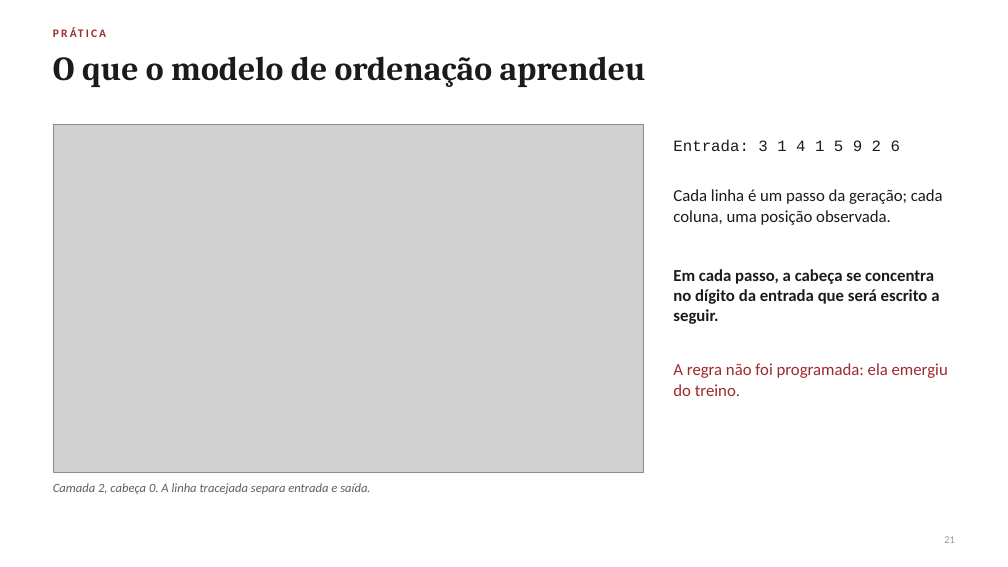
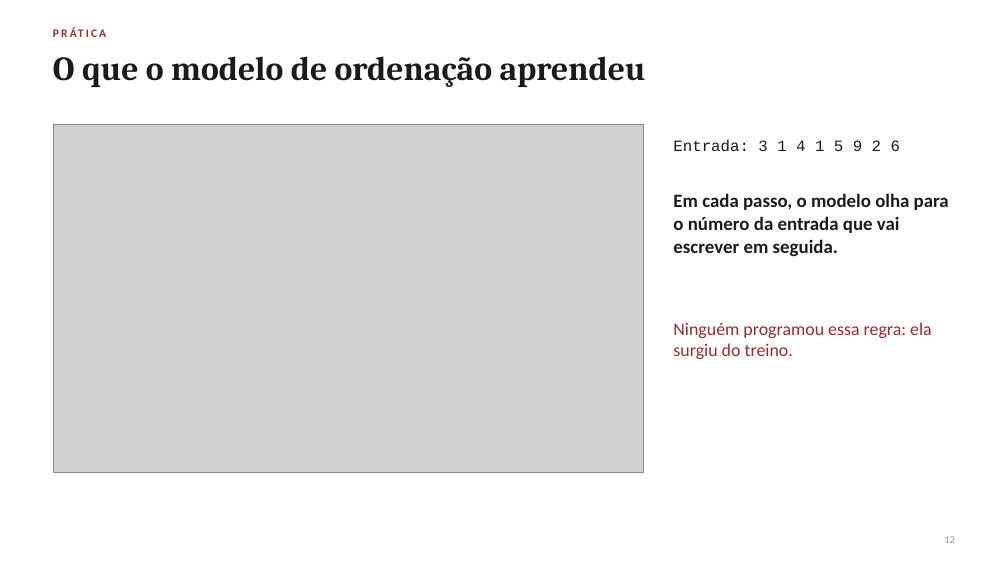
Before and after one commit to giovannibragasv/transformer-do-zero, a slide deck: slide 12 of slides/attention_workshop.pptx (slide 21 before the commit). Drawn at 1008x567 pixels with LibreOffice and Linux fonts; fonts in the diff are those of the drawing; grey boxes stand for pictures. Boxes give left, top, right and bottom in pixels: in the first picture for what was removed or moved away, otherwise in the second. Text is boxed around its words. In the diff, an @@ line names an element or a change of style, - is before the commit and + after.

Commit message:
Versão simplificada do workshop
Notebook com três exercícios (atenção, máscara causal e conexões residuais) e
textos mais curtos, sem a parte de matemática. Apresentação reduzida de 30
para 16 slides, só intuição, com uma única fórmula e o Transformer em um
diagrama.

```diff
--- a/slides/attention_workshop.pptx
+++ b/slides/attention_workshop.pptx
@@ text at (673,193,949,256): text changed; size 16 to 18 pt; bold on @@
-Cada linha é um passo da geração; cada coluna, uma posição observada.
+Em cada passo, o modelo olha para o número da entrada que vai escrever em seguida.
@@ text removed at (673,269,939,324) @@
-Em cada passo, a cabeça se concentra no dígito da entrada que será escrito a seguir.
@@ text at (673,322,932,359): text changed; size 16 to 17 pt @@
-A regra não foi programada: ela emergiu do treino.
+Ninguém programou essa regra: ela surgiu do treino.
@@ text removed at (53,483,370,494) @@
-Camada 2, cabeça 0. A linha tracejada separa entrada e saída.
```
Also in this commit, not shown: 10 other slides changed, 5 slides added, 19 slides removed, 20 other files.
